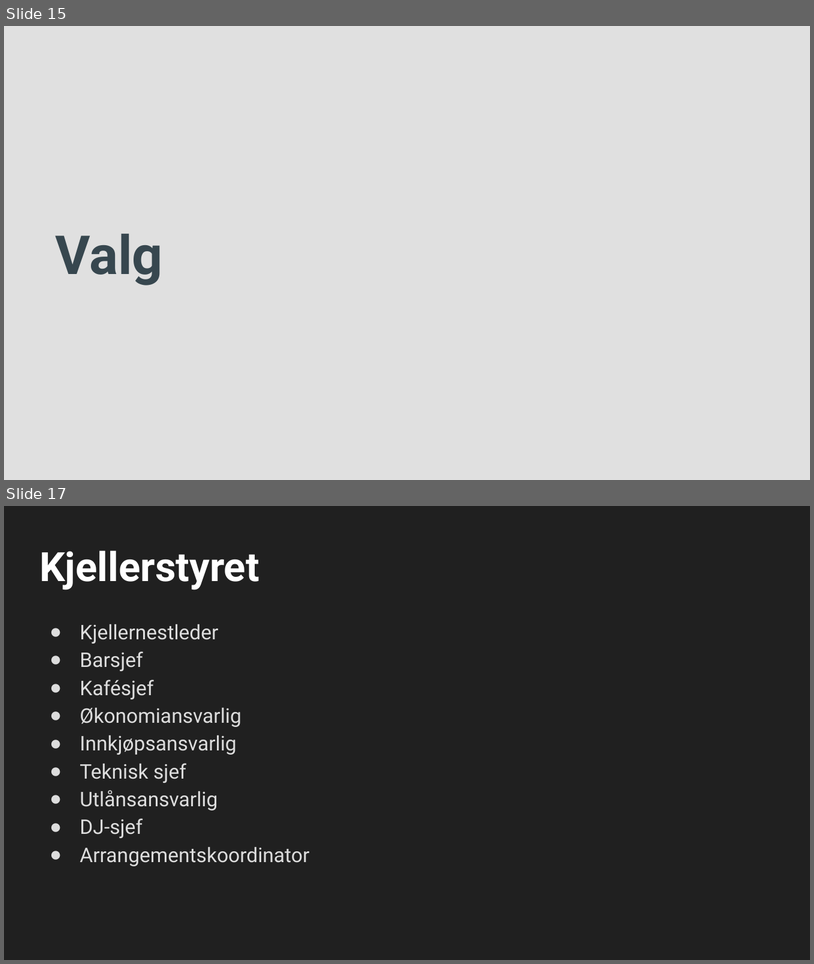
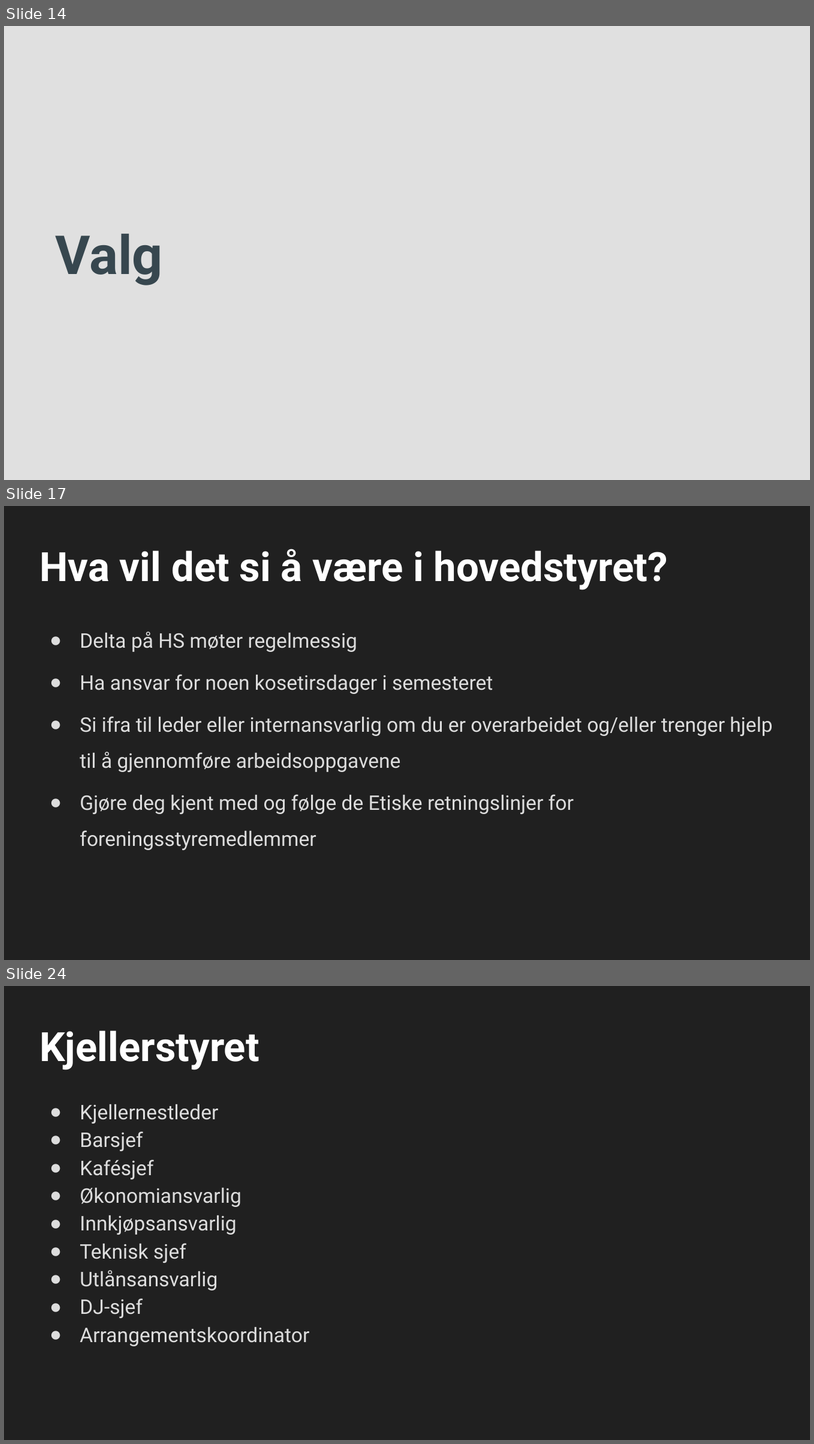
Before and after one commit to cybernetisk/docs, a slide deck: generalforsamling/21H/Generalforsamling H2021.pptx. Shown one above the other, each under a label of ours: slides 15 and 17 before the commit, slides 14, 17 and 24 after it; the slides between them are not shown. The pictures are 814x964 and 814x1444 pixels, drawn with LibreOffice and Linux fonts; fonts in the diff are those of the drawing; background and template pictures are left out. Boxes give left, top, right and bottom in pixels: in the first picture for what was removed or moved away, otherwise in the second. Text is boxed around its words. In the diff, an @@ line names an element or a change of style, - is before the commit and + after.

```diff
--- a/generalforsamling/21H/Generalforsamling H2021.pptx
+++ b/generalforsamling/21H/Generalforsamling H2021.pptx
@@ slide 17 added at [4, 506, 810, 960], background #202020 @@
@@ title added at [39, 549, 668, 590], 36 pt, text #FFFFFF, bold @@
+Hva vil det si å være i hovedstyret?
@@ text added at [80, 631, 773, 850], 18 pt, text #DDDDDD @@
+● Delta på HS møter regelmessig
+● Ha ansvar for noen kosetirsdager i semesteret
+● Si ifra til leder eller internansvarlig om du er overarbeidet og/eller trenger hjelp til å gjennomføre arbeidsoppgavene
+● Gjøre deg kjent med og følge de Etiske retningslinjer for foreningsstyremedlemmer
@@ what was slide 15 is now slide 14 @@
@@ what was slide 17 is now slide 24 @@
```
Also in this commit, not shown: 3 slides changed, 23 other slides added, 5 slides removed, 3 other files.
